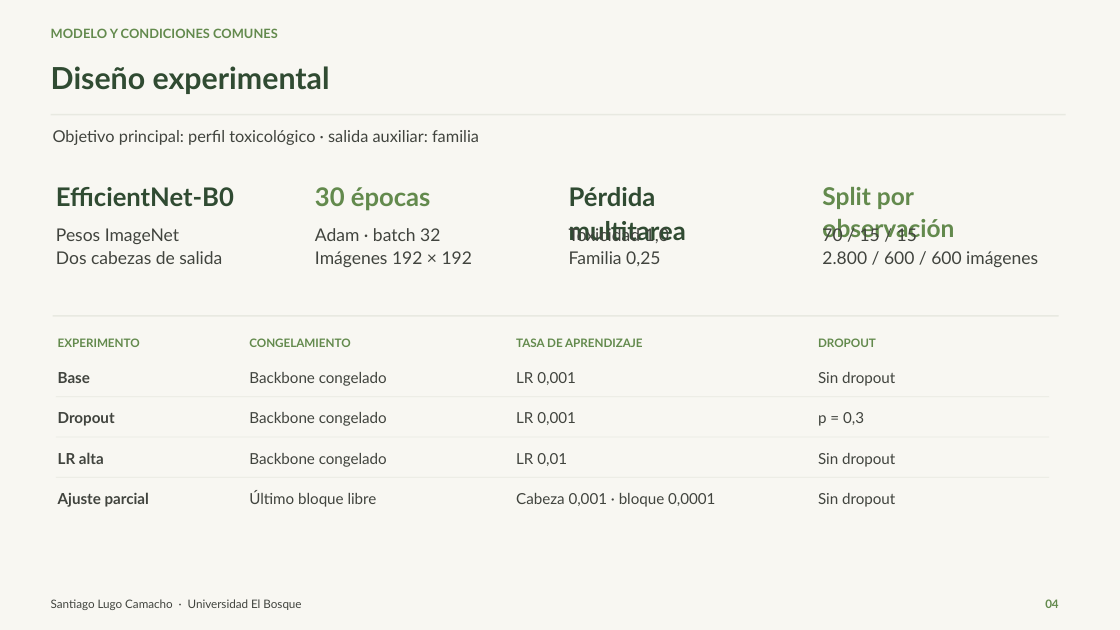
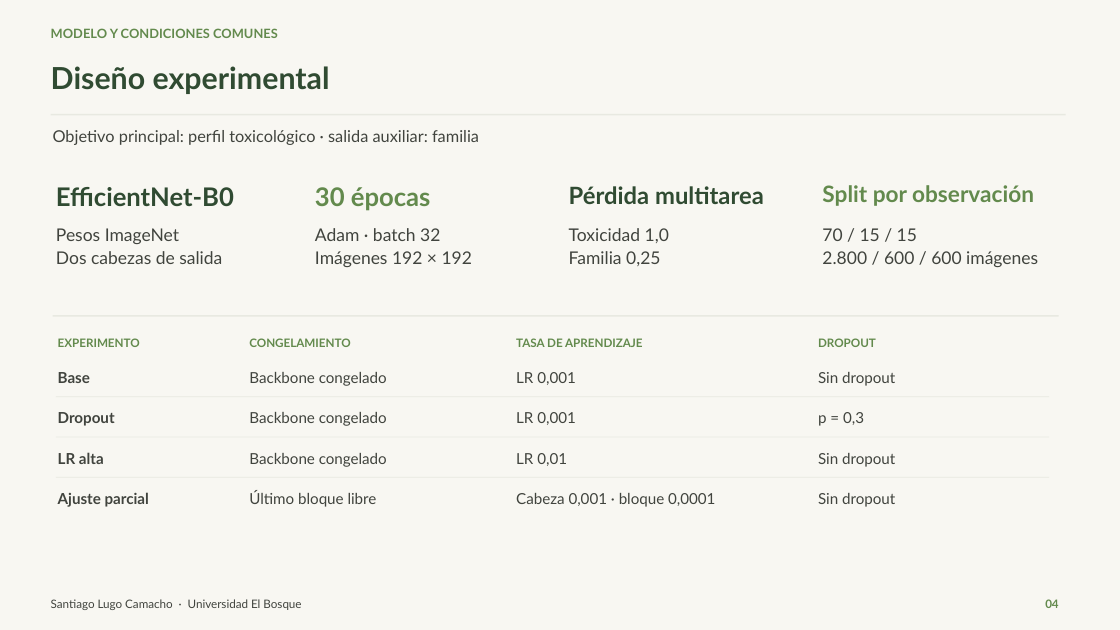
Before and after one commit to SantyLugo/Proyecto_Final_DL_Clasificador_Plantas, a slide deck: slide 4 of Presentacion_Final_PlantCLEF.pptx. Drawn at 1120x630 pixels with LibreOffice and Linux fonts; fonts in the diff are those of the drawing. Boxes give left, top, right and bottom in pixels: in the first picture for what was removed or moved away, otherwise in the second. Text is boxed around its words. In the diff, an @@ line names an element or a change of style, - is before the commit and + after.

Commit message:
updated pptx format

```diff
--- a/Presentacion_Final_PlantCLEF.pptx
+++ b/Presentacion_Final_PlantCLEF.pptx
@@ text "Pérdida multitarea" at [569, 186, 764, 204]: size 22 to 20.4 pt @@
@@ text "Split por observación" at [822, 185, 1034, 206]: size 21 to 19.4 pt @@
```
Also in this commit, not shown: 3 other slides changed.
